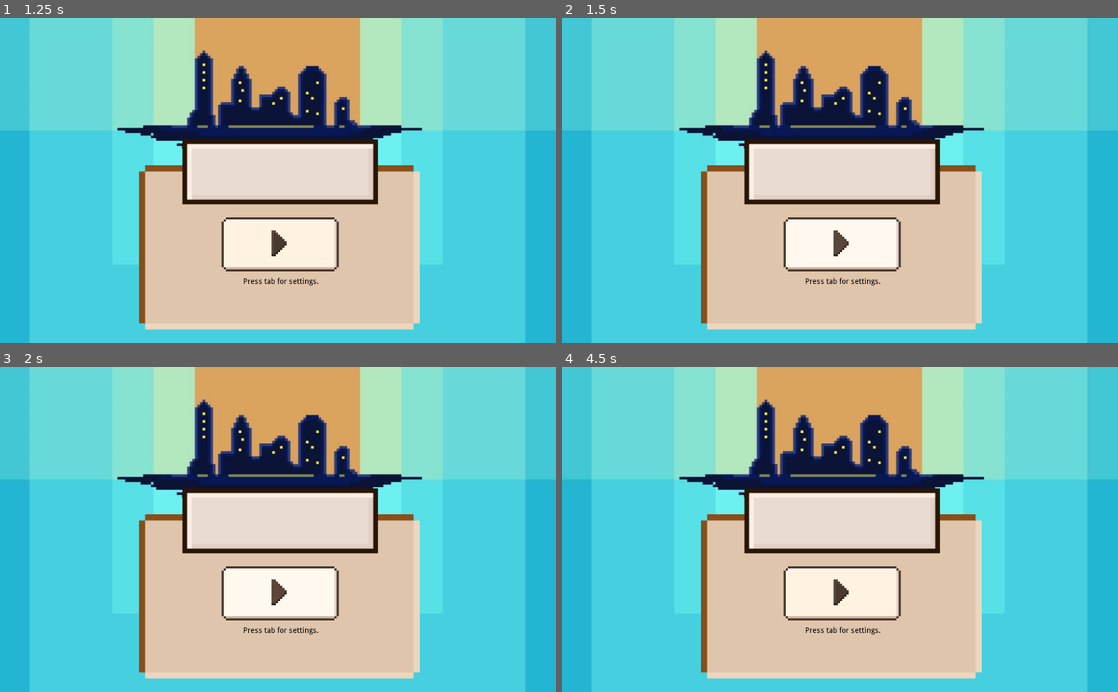
Above: before the commit, frames 1-4 (two rows, left to right).
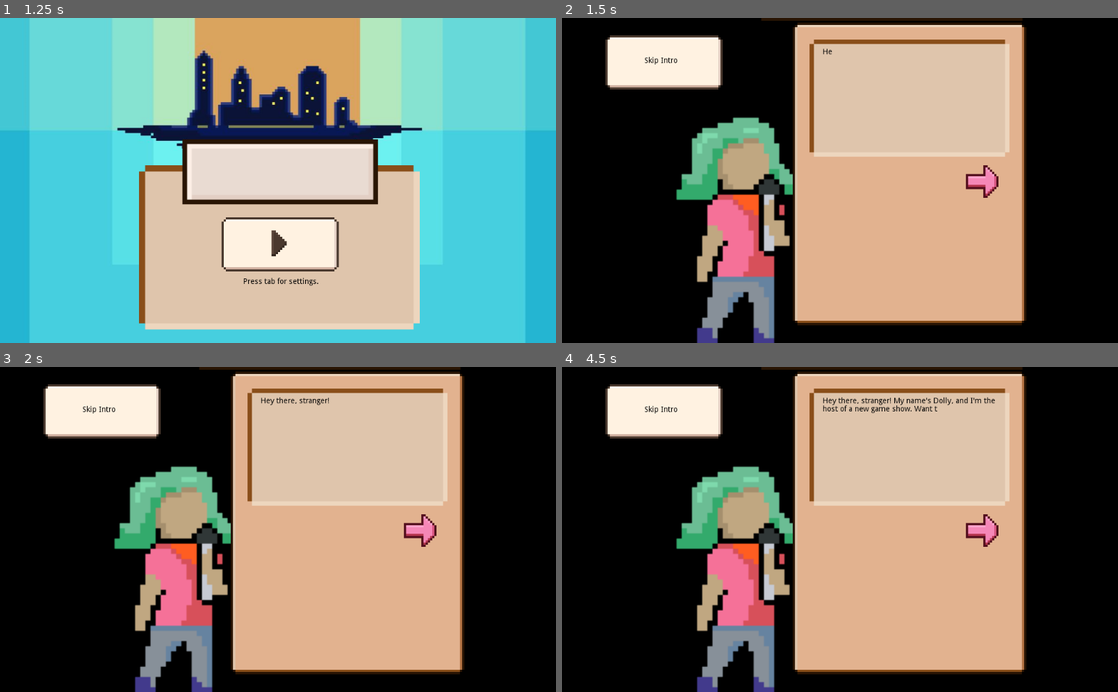
Above: after the commit, the same moments.

Repository: Clover10123/Subtraction
Game: Godot game, scene res://Scenes/MainScene.tscn
Two runs of this game, one before a commit and one after it. Both use one fixed random seed, a clock stepped at 60 frames per second and the inputs below.
Inputs (mouse positions are in pixels of both pictures, inside the frame that each line leads up to):
- Up to frame 1 (1.25 s): click (283, 342) at 0.5 s
- Up to frame 2 (1.5 s): click (845, 245) at 1.25 s
- Up to frame 3 (2 s): no input
- Up to frame 4 (4.5 s): click (667, 412) at 2 s, where only the run after the commit has a clickable "Skip Intro"; click (667, 412) at 2.75 s, where only the run after the commit has a clickable "Skip Intro"; click (845, 594) at 3.52 s; click (667, 412) at 4.25 s, where only the run after the commit has a clickable "Skip Intro"

Frame 1 is identical in both runs. In frame 2, 99% of the frame differs, in the area x 0-100%, y 0-100%; in frame 3, 99%; in frame 4, 99%.
Error before the commit: Attempt to call function 'play' in base 'null instance' on a null instance. (res://Scenes/Scripts/MainScene.gd:12)

Commit message:
Added missing audio

Diff:
--- a/Scenes/MainScene.tscn
+++ b/Scenes/MainScene.tscn
@@ -9,6 +9,8 @@
 [ext_resource path="res://textures/graphics/name card.png" type="Texture" id=7]
 [ext_resource path="res://Scenes/Scripts/MainScene.gd" type="Script" id=8]
 [ext_resource path="res://textures/graphics/phone small content sign.png" type="Texture" id=9]
+[ext_resource path="res://Sound/menu_track.mp3" type="AudioStream" id=10]
+[ext_resource path="res://Sound/confirm_button_sound.mp3" type="AudioStream" id=11]
 
 [sub_resource type="Animation" id=1]
 resource_name = "intro"
@@ -129,5 +131,11 @@
 
 [node name="Timer" type="Timer" parent="."]
 one_shot = true
+[node name="MenuMusicPlayer" type="AudioStreamPlayer" parent="."]
+stream = ExtResource( 10 )
+autoplay = true
+
+[node name="ConfirmAudioPlayer" type="AudioStreamPlayer" parent="."]
+stream = ExtResource( 11 )
 [connection signal="pressed" from="ButtonPanel/PlayButton" to="." method="_on_PlayButton_pressed"]
 [connection signal="timeout" from="Timer" to="." method="_on_Timer_timeout"]
Not shown: 1 places in Scenes/MainScene.tscn that only renumber resources
